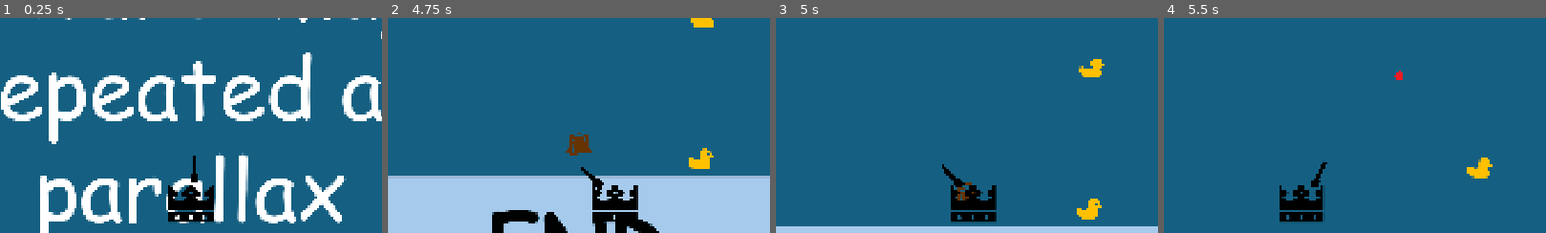
Above: before the commit, frames 1-4 (left to right).
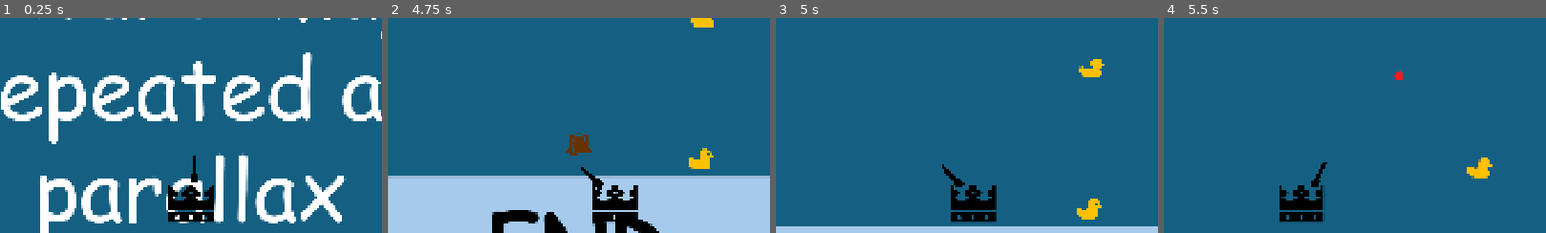
Above: after the commit, the same moments.

Repository: WraithXipher0nGit/Duck-Duck-Boom
Game: Godot game, scene res://scenes/world.tscn
Same seed, same stepped clock (60 frames per second), same inputs: the game is played once before the commit and once after it. This scene is started directly instead of the project's main scene. The engine's default icon, where the game draws it, is replaced by a stand-in: a white triangle on a blue panel in a dark square.
Inputs (mouse positions are % of the whole screen's width and height, from its top left):
- Up to frame 1 (0.25 s): no input
- Up to frame 2 (4.75 s): move the mouse to (72, 45) at 0.52 s; hold D (Right) 0.53-1.28 s; click (72, 45) at 0.67 s; move the mouse to (30, 55) at 1.27 s; hold A (Left) 1.28-2.03 s; move the mouse to (60, 28) at 2.02 s; hold D (Right) 2.03-3.53 s; move the mouse to (45, 70) at 2.77 s; click (45, 70) at 2.92 s; move the mouse to (80, 65) at 3.52 s; hold A (Left) from 3.53 s (still down); move the mouse to (20, 35) at 4.27 s
- Up to frame 3 (5 s): keep holding A (Left)
- Up to frame 4 (5.5 s): keep holding A (Left); move the mouse to (55, 50) at 5.02 s; click (55, 50) at 5.17 s
The pictures show only the part of the screen within x 25-75%, y 50-100%; the shares and areas given below are measured in that part.

Frames 1-2 are identical in both runs. In frame 3, 0.1% of the frame differs, in the area x 47-53%, y 76-85%; in frame 4, nothing differs.

Commit message:
obstacle collisions

Diff:
--- a/scenes/player/player.tscn
+++ b/scenes/player/player.tscn
@@ -17,7 +17,9 @@
 scale = Vector2(0.62890625, 0.62890625)
 texture = ExtResource("2_75vfm")
 
-[node name="CollisionShape2D" type="CollisionShape2D" parent="." unique_id=1215587459]
+[node name="Hitbox" type="Area2D" parent="." unique_id=340450864]
+
+[node name="CollisionShape2D" type="CollisionShape2D" parent="Hitbox" unique_id=1215587459]
 position = Vector2(0, 10)
 shape = SubResource("RectangleShape2D_onrkg")
 
@@ -43,3 +45,5 @@
 
 [node name="Marker2D" type="Marker2D" parent="Node2D" unique_id=1271051275]
 position = Vector2(121, 9)
+
+[connection signal="area_entered" from="Hitbox" to="." method="_on_area_entered"]
--- a/scripts/boat_movement.gd
+++ b/scripts/boat_movement.gd
@@ -18,3 +18,13 @@
 	move_and_slide()
 
 	position.x = clampf(position.x, -960, 960)
+
+
+
+func _on_area_entered(area: Area2D) -> void:
+	if area.is_in_group("obstacles"):
+		EventBus.obstacle_collided
+		print("obstacle collided")
+		area.queue_free()
+	else:
+		pass
Not shown, added: assets/audio/Water BG.png.import
Not shown: 1 places in scenes/world.tscn that only renumber resources
